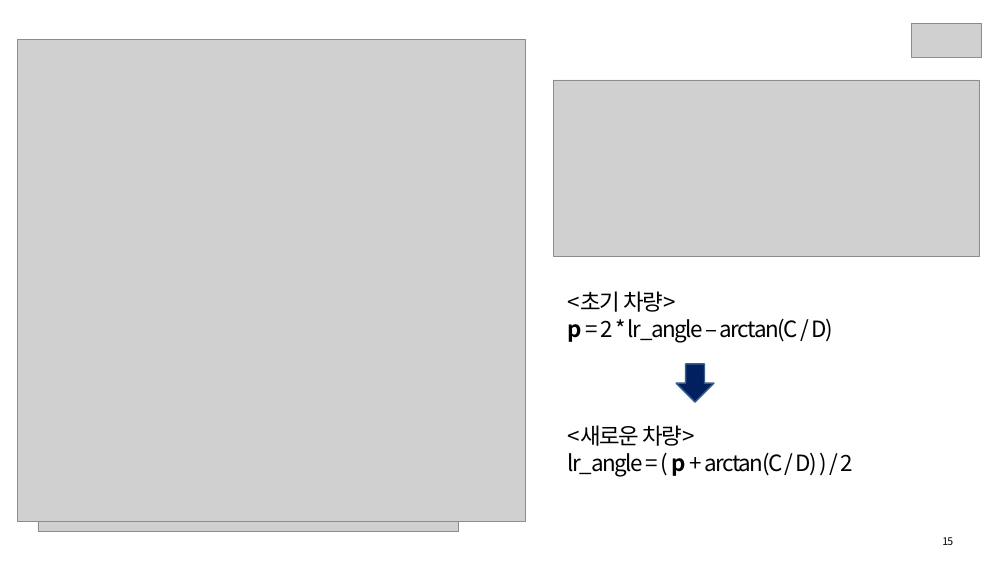
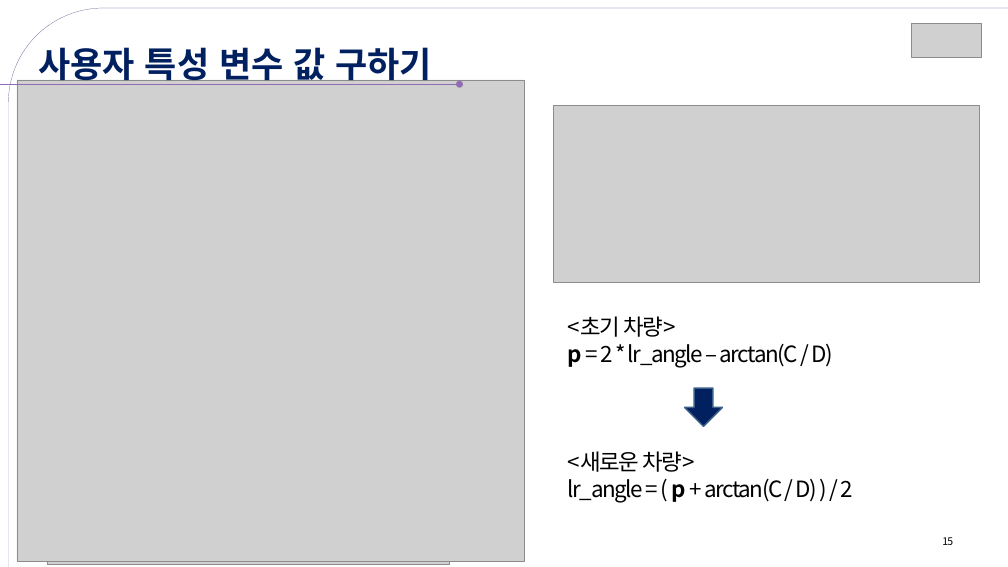
Before and after one commit to hyedinion/DrivePosition, a slide deck: slide 15 of SL_차량용어플리케이션아이디어_Hustar.pptx. Drawn at 1008x567 pixels with LibreOffice and Linux fonts; fonts in the diff are those of the drawing; grey boxes stand for pictures; background and template pictures are left out. Boxes give left, top, right and bottom in pixels: in the first picture for what was removed or moved away, otherwise in the second. Text is boxed around its words. In the diff, an @@ line names an element or a change of style, - is before the commit and + after.

```diff
--- a/SL_차량용어플리케이션아이디어_Hustar.pptx
+++ b/SL_차량용어플리케이션아이디어_Hustar.pptx
@@ round rect added at [9, 8, 1008, 567], outline #FFFFFF 0.25 pt @@
@@ text added at [39, 42, 432, 87], 50 pt, text #002060, bold @@
+사용자 특성 변수 값 구하기
@@ arrow added from (0, 84) to (460, 84), #906DB2 0.75 pt @@
@@ picture: place and size @@
-picture at [18, 40, 525, 522]
+picture at [17, 80, 524, 562]
@@ picture: place and size @@
-picture at [38, 40, 458, 531]
+picture at [47, 95, 450, 564]
@@ picture: place and size @@
-picture at [554, 80, 979, 257]
+picture at [554, 105, 979, 282]
@@ text "<초기 차량>": place and size @@
-text "<초기 차량>" at [568, 291, 852, 477]
+text "<초기 차량>" at [568, 316, 852, 502]
@@ down arrow: place and size @@
-down arrow at [676, 364, 714, 402]
+down arrow at [684, 388, 722, 426]
```
Also in this commit, not shown: 16 other slides changed, 1 slide added, 1 slide removed.
